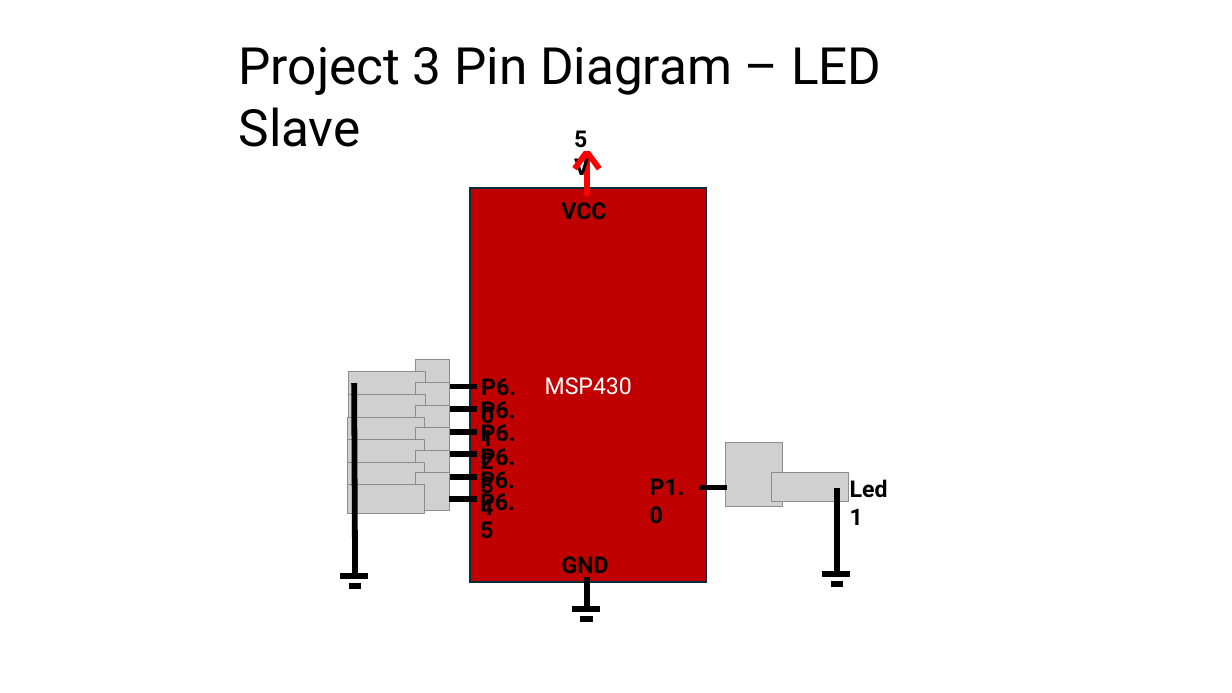
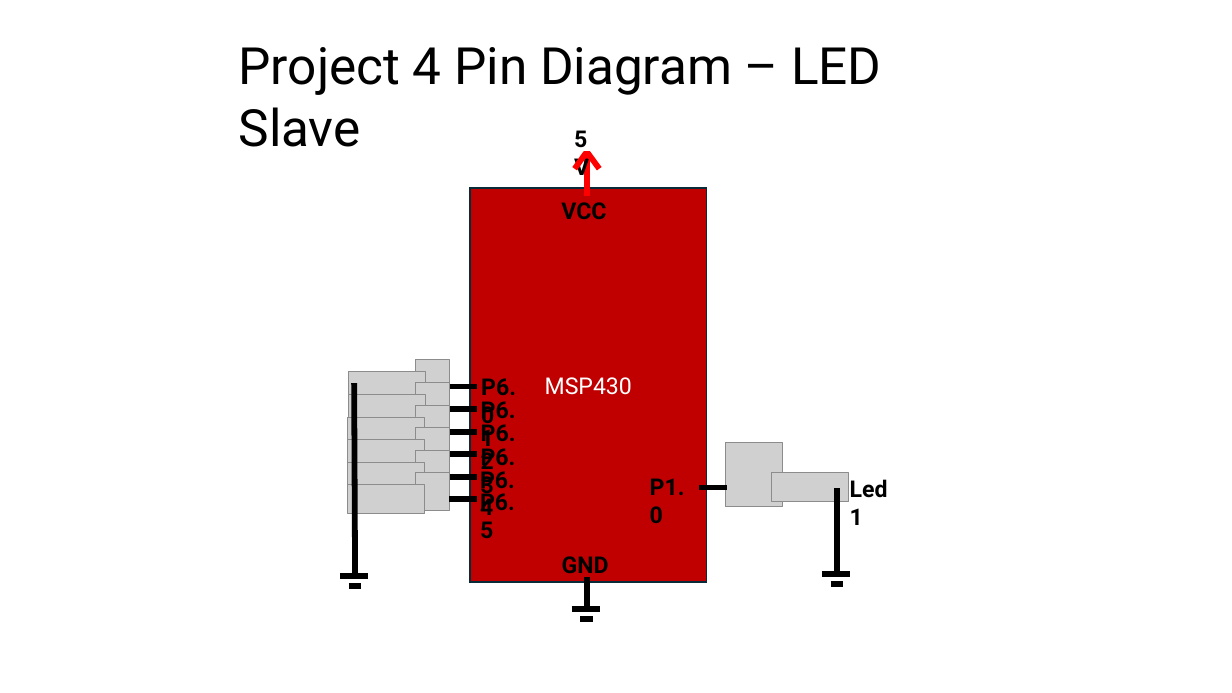
Before and after one commit to msu-eele-465/project4-jenson-buckley, a slide deck: slide 2 of docs/planning/PinDiagramFlowChart.pptx. Drawn at 1232x693 pixels with LibreOffice and Linux fonts; fonts in the diff are those of the drawing; grey boxes stand for pictures. Boxes give left, top, right and bottom in pixels: in the first picture for what was removed or moved away, otherwise in the second. Text is boxed around its words. In the diff, an @@ line names an element or a change of style, - is before the commit and + after.

```diff
--- a/docs/planning/PinDiagramFlowChart.pptx
+++ b/docs/planning/PinDiagramFlowChart.pptx
@@ text at (x1=239, y1=47, x2=881, y2=147): text changed @@
-Project 3 Pin Diagram – LED Slave
+Project 4 Pin Diagram – LED Slave
```
Also in this commit, not shown: 3 other slides changed, 2 slides added.
